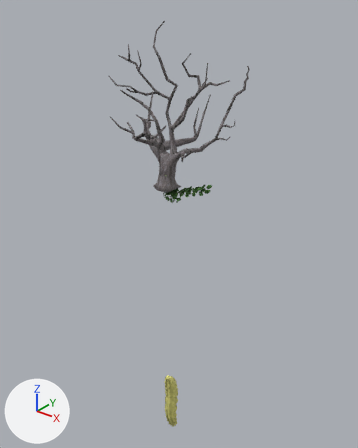
The Blender file igra/assets/modeli/gaber_koncni3.blend, before and after one commit.
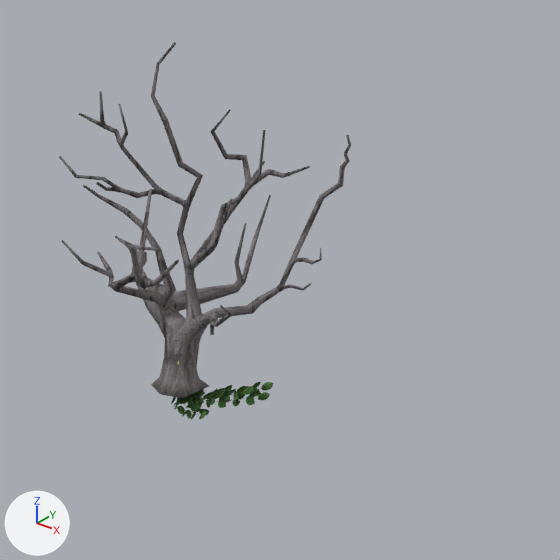
Old and new are each drawn whole from a 50 mm lens placed at (25.7, -30.3, 16.1), pointed at (-0.5, 2.4, -4.2) and again close up on the part from 22% to 98% of the width and 0% to 60% of the height. Lighting does not change. The marker at lower left points along +X, +Y and +Z. The last two pictures show the newer version.

Objects in the first close-up: 'gaber_veje.004', 'veja.002'.
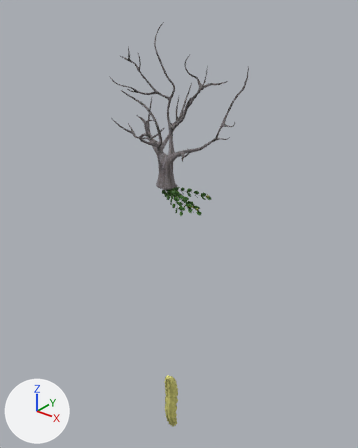
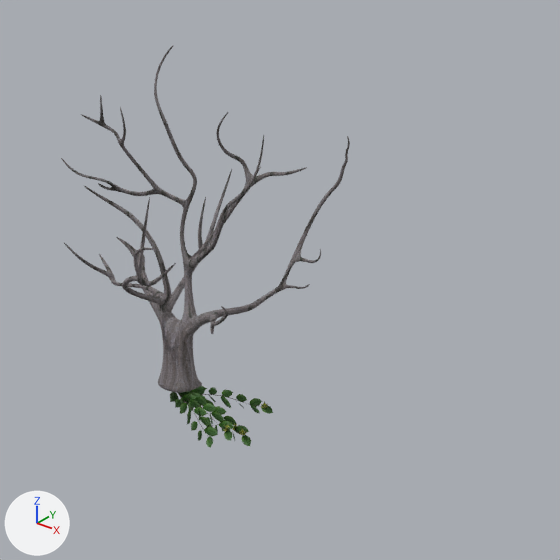
Where the newer file only moved an object's origin or applied its transform, the numbers keep the older frame.

Location of each change, (x1, y1, x2, y2) in pixels of the close-ups (560 x 560 px; the box of a moved part takes in the faces that stretch with it):
'veja.002', reshaped, modifiers changed: before (59, 42, 351, 398); after (61, 45, 350, 393)
'gaber_plod_ink.001', added (green): after (170, 386, 273, 448)
    faces in mat_gaber_list_001 (picture img_gaber_list_png_001): (170, 386, 273, 448)
'gaber_veje.004', deleted (green): before (171, 382, 273, 420)
    faces in mat_gaber_list_001 (picture img_gaber_list_png_001): (171, 382, 273, 420)
part 1 of me_plane_002, moved or reshaped: before (82, 195, 271, 398); after (84, 169, 247, 392)

Patch to the scene script:
```diff
--- a/igra/assets/modeli/gaber_koncni3.blend.py
+++ b/igra/assets/modeli/gaber_koncni3.blend.py
@@ img_gaber_plod_png @@
+img_gaber_plod_png = load_image('gaber_plod.png', '../rastline/gaber/gaber_plod.png', 1527, 1030, 'sRGB')
@@ mat_gaber_plod_ink_001 @@
+mat_gaber_plod_ink_001 = principled_material('gaber_plod_ink.001')
+mat_gaber_plod_ink_001.texture = img_gaber_plod_png  # with its transparency
+mat_gaber_plod_ink_001.roughness = 1.0
@@ me_plane_002 @@
 # used by ob_veja_002; location = (-1.19, 0.59, 3.99); rotation_euler = (0.508, -0.929, 0.0999), in degrees (29, -53, 5.7); scale = (0.88, 0.88, 0.88)
-me_plane_002.from_pydata(...)  # 659 vertices, 687 faces; spans x -3.26..10.53, y -7.02..6.17, z -4.94..7.16
+me_plane_002.from_pydata(...)  # 659 vertices, 687 faces; spans x -3.26..10.53, y -7.02..6.77, z -4.94..7.16
+# me_plane_002 part 1: 180 of 659 vertices moved; they spanned x -2.81..3.97, y -3.06..6.17, z -3.41..2.57 and now span x -2.75..3.92, y -3.08..6.77, z -2.89..2.56; mean shift (-0.09, 0.13, 0.38); largest move (3.93, 6.16, -2.69) -> (3.88, 6.76, -0.47)
 me_plane_002.materials.append(mat_material_001)
@@ me_gaber_plod_ink_002 @@
+me_gaber_plod_ink_002.from_pydata(...)  # 2160 vertices, 908 faces; spans x -0.13..3.97, y -2.13..2.42, z -1.34..0.41
+# faces by material slot: [648, 196, 64]
+me_gaber_plod_ink_002.materials.append(mat_gaber_plod_ink_001)  # picture img_gaber_plod_png
+me_gaber_plod_ink_002.materials.append(mat_gaber_list_001)  # picture img_gaber_list_png_001
+me_gaber_plod_ink_002.materials.append(mat_material_004)  # brown #493d3a
@@ ob_gaber_veje_004 @@
-ob_gaber_veje_004 = bpy.data.objects.new('gaber_veje.004', me_gaber_list_005)
-ob_gaber_veje_004.location = (0.0, 0.0, 0.0)
-ob_gaber_veje_004.rotation_euler = (-2.761, -0.128, 1.013)  # degrees (-158, -7.3, 58)
-ob_gaber_veje_004.scale = (0.571, 0.571, 0.571)
@@ ob_veja_002 @@
 ob_veja_002.scale = (0.88, 0.88, 0.88)
+_m = ob_veja_002.modifiers.new('Subdivision', 'SUBSURF')
@@ ob_gaber_plod_ink_001 @@
+ob_gaber_plod_ink_001 = bpy.data.objects.new('gaber_plod_ink.001', me_gaber_plod_ink_002)
+ob_gaber_plod_ink_001.location = (0.0, 0.0, 0.0)
```
